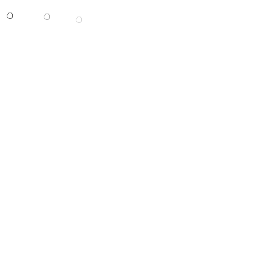
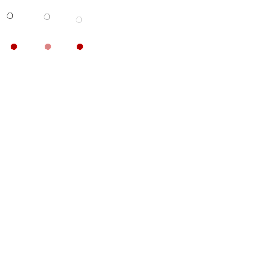
Revision of a layered w=256, h=256 image; what changed, layer by layer:
added layer "Pasted Layer #3" above "Pasted Layer copy #5" over (76, 43, 84, 50)
added layer "Pasted Layer #2" (48%) above "Pasted Layer #1" over (44, 43, 52, 50)
added layer "Pasted Layer #1" above "Pasted Layer copy #3" over (10, 43, 18, 50)
